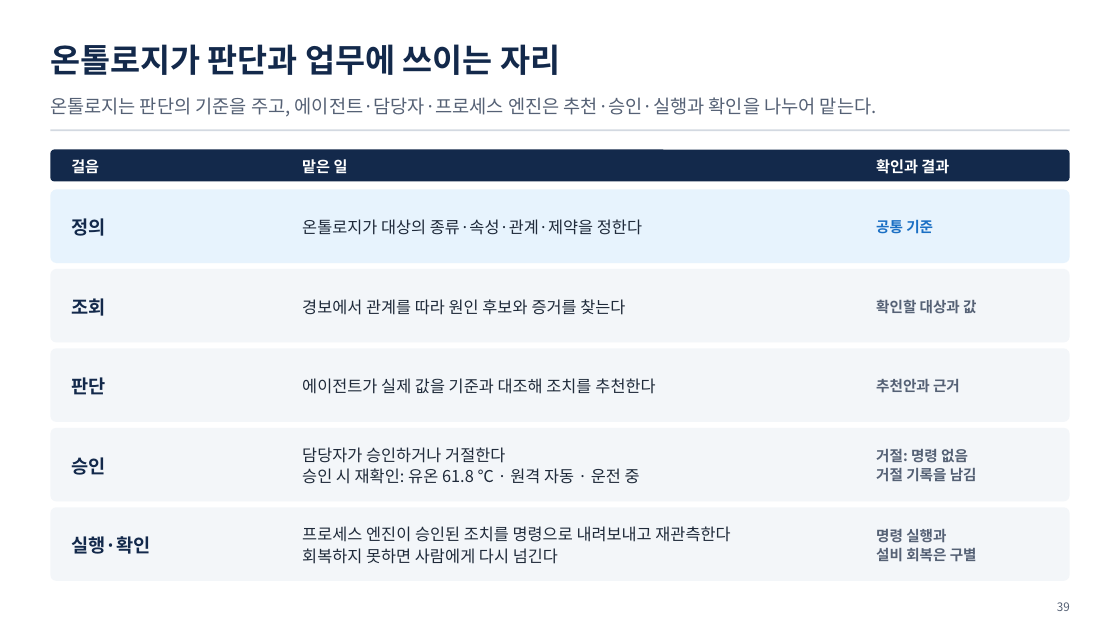
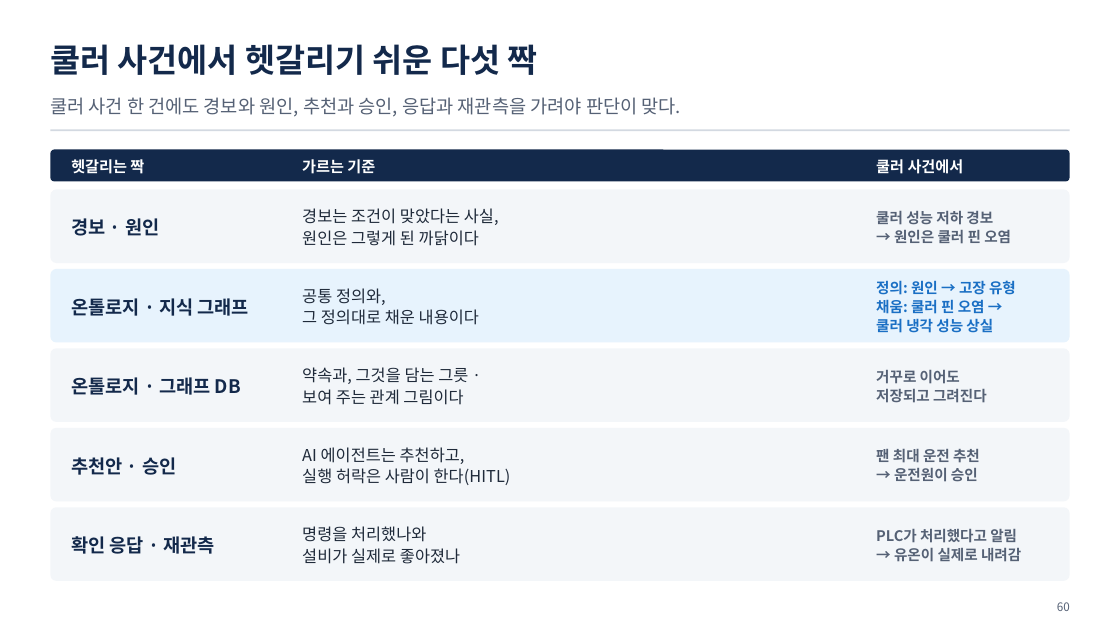
Before and after one commit to uengine-oss/hyd-iot-edu, a slide deck: slide 60 of workspace/강의제작/산출물/통합반/이론_오프라인/01회차/통합반_오프라인_01회차.pptx (slide 39 before the commit). Drawn at 1120x630 pixels with LibreOffice and Linux fonts; fonts in the diff are those of the drawing. Boxes give left, top, right and bottom in pixels: in the first picture for what was removed or moved away, otherwise in the second. Text is boxed around its words. In the diff, an @@ line names an element or a change of style, - is before the commit and + after.

Commit message:
1회차 현장 이론 덱(두 반 공통, 토요일 11/14) 새 온라인 74장 판으로 다시 조립: 66장(받는 온라인 본문 53장 모두 · 실습 장 8장 뺌 · 간지는 구분만 이론), 노트는 현장용(물음 · 화면 근거 · 되짚을 곳), 옛 판의 새 장 둘은 새 온라인 장이 맡아 없앰, 실전반 off01은 통합반 1회차 원고를 받음. 노트점검 0 · 겹침 0 · 낱말줄 0 · 대조 다른 장 0

```diff
--- a/workspace/강의제작/산출물/통합반/이론_오프라인/01회차/통합반_오프라인_01회차.pptx
+++ b/workspace/강의제작/산출물/통합반/이론_오프라인/01회차/통합반_오프라인_01회차.pptx
@@ text at bbox=[50, 44, 537, 75]: text changed @@
-온톨로지가 판단과 업무에 쓰이는 자리
+쿨러 사건에서 헷갈리기 쉬운 다섯 짝
@@ text at bbox=[50, 97, 681, 117]: text changed @@
-온톨로지는 판단의 기준을 주고, 에이전트·담당자·프로세스 엔진은 추천·승인·실행과 확인을 나누어 맡는다.
+쿨러 사건 한 건에도 경보와 원인, 추천과 승인, 응답과 재관측을 가려야 판단이 맞다.
@@ text at bbox=[71, 159, 144, 174]: text changed @@
-걸음
+헷갈리는 짝
@@ text at bbox=[302, 159, 375, 174]: text changed @@
-맡은 일
+가르는 기준
@@ text at bbox=[876, 159, 964, 174]: text changed @@
-확인과 결과
+쿨러 사건에서
@@ rounded rectangle at bbox=[50, 189, 1070, 263]: fill #E7F3FD to #F3F6F9 @@
@@ text at bbox=[302, 208, 499, 246]: text changed @@
-온톨로지가 대상의 종류·속성·관계·제약을 정한다
+경보는 조건이 맞았다는 사실,
+원인은 그렇게 된 까닭이다
@@ text at bbox=[71, 218, 159, 236]: text changed @@
-정의
+경보 · 원인
@@ text at bbox=[876, 211, 1011, 243]: text changed; text colour #1A6FC4 to #556175 @@
-공통 기준
+쿨러 성능 저하 경보
+→ 원인은 쿨러 핀 오염
@@ rounded rectangle at bbox=[50, 269, 1070, 343]: fill #F3F6F9 to #E7F3FD @@
@@ text at bbox=[71, 298, 249, 316]: text changed @@
-조회
+온톨로지 · 지식 그래프
@@ text at bbox=[302, 288, 479, 325]: text changed @@
-경보에서 관계를 따라 원인 후보와 증거를 찾는다
+공통 정의와,
+그 정의대로 채운 내용이다
@@ text at bbox=[876, 280, 1016, 333]: text changed; text colour #556175 to #1A6FC4 @@
-확인할 대상과 값
+정의: 원인 → 고장 유형
+채움: 쿨러 핀 오염 →
+쿨러 냉각 성능 상실
@@ text at bbox=[71, 377, 241, 395]: text changed @@
-판단
+온톨로지 · 그래프 DB
@@ text at bbox=[302, 367, 468, 405]: text changed @@
-에이전트가 실제 값을 기준과 대조해 조치를 추천한다
+약속과, 그것을 담는 그릇 ·
+보여 주는 관계 그림이다
@@ text at bbox=[876, 370, 987, 403]: text changed @@
-추천안과 근거
+거꾸로 이어도
+저장되고 그려진다
@@ text at bbox=[302, 447, 511, 485]: text changed @@
-담당자가 승인하거나 거절한다
-승인 시 재확인: 유온 61.8 ℃ · 원격 자동 · 운전 중
+AI 에이전트는 추천하고,
+실행 허락은 사람이 한다(HITL)
@@ text at bbox=[876, 449, 980, 482]: text changed @@
-거절: 명령 없음
-거절 기록을 남김
+팬 최대 운전 추천
+→ 운전원이 승인
@@ text at bbox=[71, 457, 176, 475]: text changed @@
-승인
+추천안 · 승인
@@ text at bbox=[71, 536, 215, 554]: text changed @@
-실행·확인
+확인 응답 · 재관측
@@ text at bbox=[302, 526, 460, 564]: text changed @@
-프로세스 엔진이 승인된 조치를 명령으로 내려보내고 재관측한다
-회복하지 못하면 사람에게 다시 넘긴다
+명령을 처리했나와
+설비가 실제로 좋아졌나
@@ text at bbox=[876, 529, 1021, 562]: text changed @@
-명령 실행과
-설비 회복은 구별
+PLC가 처리했다고 알림
+→ 유온이 실제로 내려감
@@ text at bbox=[1057, 602, 1070, 611]: text changed @@
-39
+60
```
Also in this commit, not shown: 24 other slides changed, 40 slides added, 20 slides removed, 8 other files.
